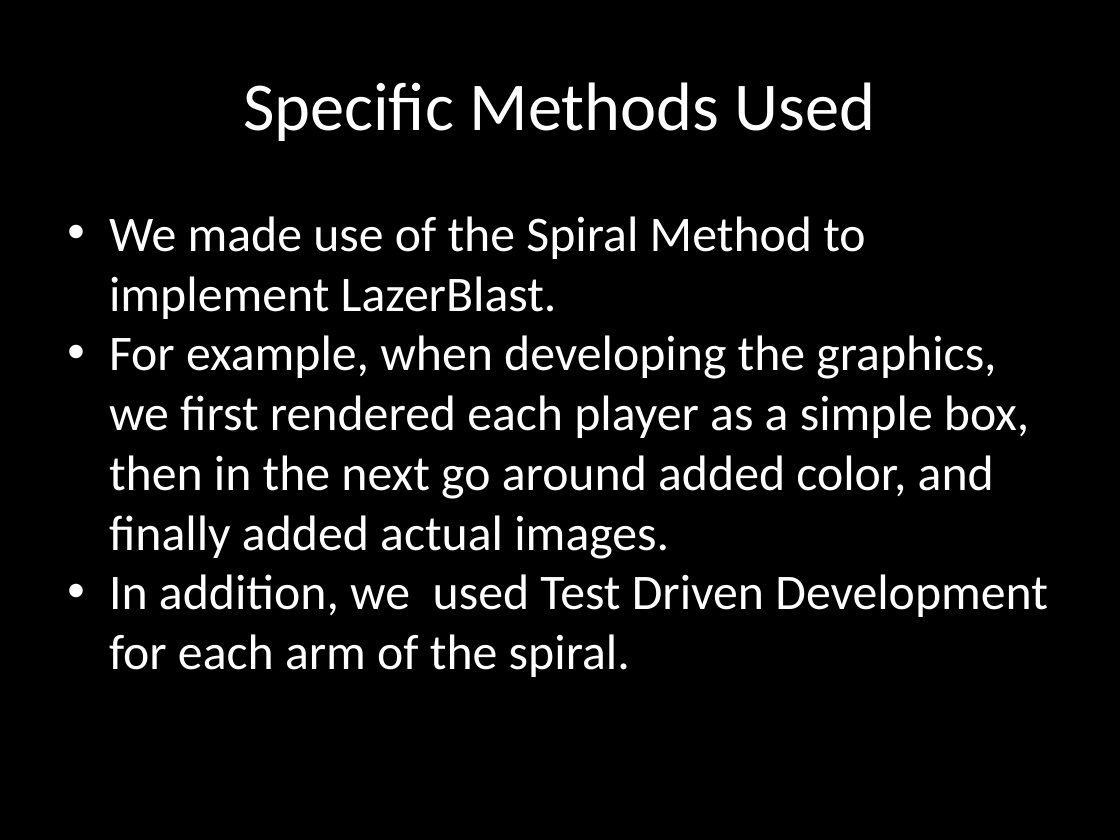
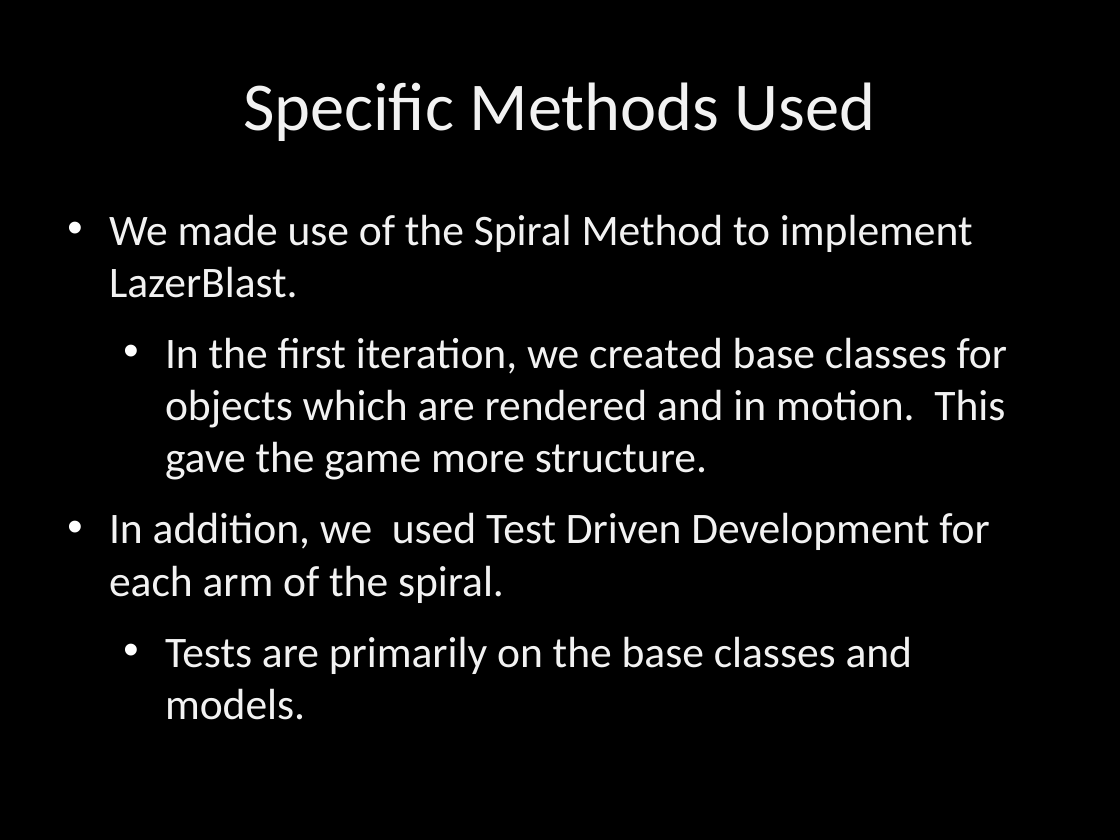
Before and after one commit to terrencepreilly/CPS410, a slide deck: slide 6 of final_presentation/Presentation.pptx. Drawn at 1120x840 pixels with LibreOffice and Linux fonts; fonts in the diff are those of the drawing; background and template pictures are left out. Boxes give left, top, right and bottom in pixels: in the first picture for what was removed or moved away, otherwise in the second. Text is boxed around its words. In the diff, an @@ line names an element or a change of style, - is before the commit and + after.

```diff
--- a/final_presentation/Presentation.pptx
+++ b/final_presentation/Presentation.pptx
@@ text at (109,214,989,603): size 32 to 28 pt, text colour #FFFFFF to #F2F2F2 in "We made use of the Spiral Method ...", "In addition, we used Test Driven Development ..."; more space between paragraphs @@
@@ text at (165,337,1007,480): text changed; size 32 to 28 pt; text colour #FFFFFF to #F2F2F2 @@
-• For example, when developing the graphics, we first rendered each player as a simple box, then in the next go around added color, and finally added actual images.
+  • In the first iteration, we created base classes for objects which are rendered and in motion. This gave the game more structure.
@@ text at (165,636,913,720): paragraph added @@
+  • Tests are primarily on the base classes and models.
```
Also in this commit, not shown: 6 other slides changed, 1 other file.
